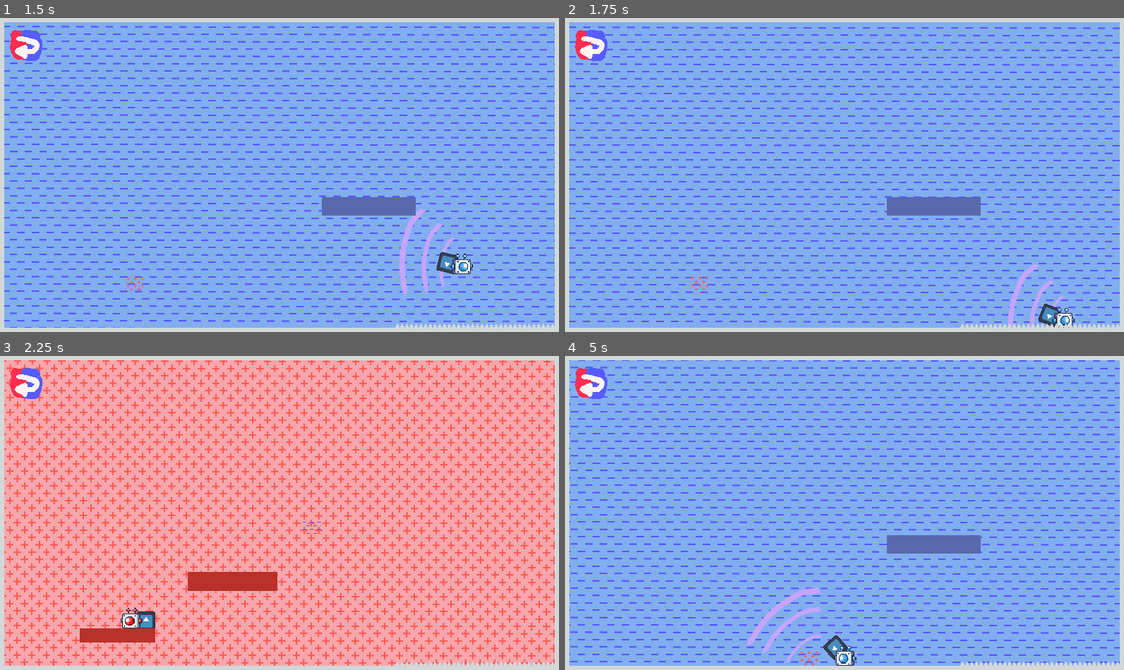
Above: before the commit, frames 1-4 (two rows, left to right).
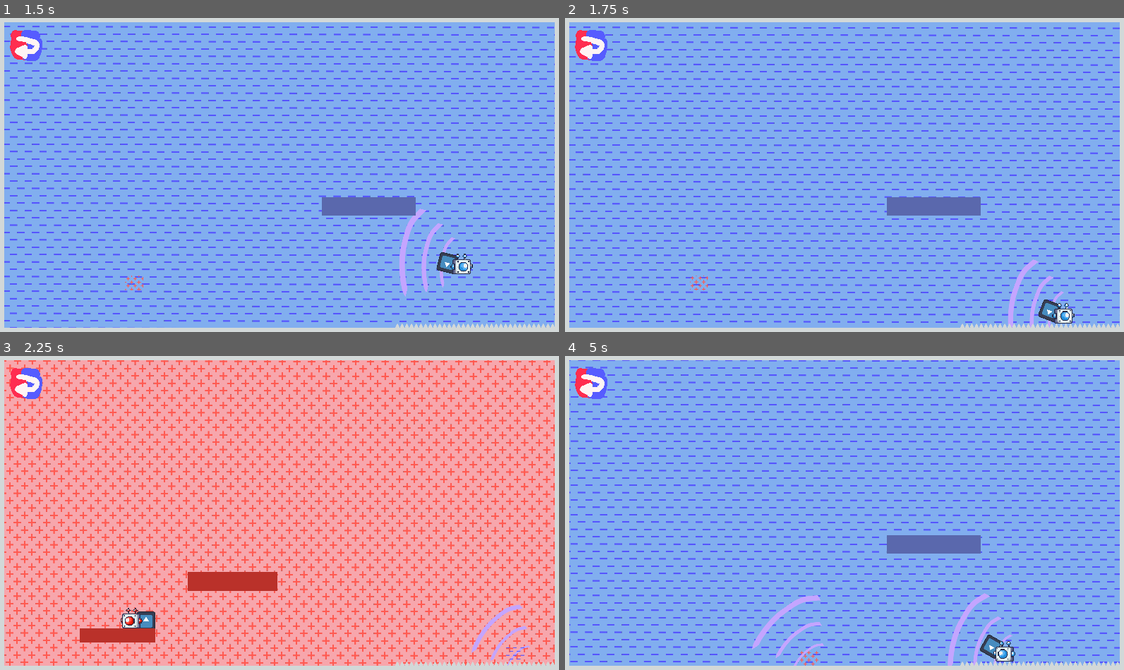
Above: after the commit, the same moments.

Repository: Jyeung05/Magnet-Dudes
Game: Godot game, scene res://scenes/test_level.tscn
The game is run twice, just before and just after one commit, with the same random seed, the same clock (stepped at 60 frames per second) and the same inputs. This scene is started directly instead of the project's main scene. The engine's default icon, where the game draws it, is replaced by a stand-in: a white triangle on a blue panel in a dark square.
Inputs (mouse positions are in pixels of both pictures, inside the frame that each line leads up to):
- Up to frame 1 (1.5 s): move the mouse to (402, 159) at 0.52 s; press the mouse at (402, 159) at 0.53 s; hold D (right) from 0.53 s (still down); tap W (up) at 0.77 s; move the mouse to (167, 190) at 1.27 s; release the mouse at (167, 190) at 1.28 s; right-click (167, 190) at 1.35 s
- Up to frame 2 (1.75 s): keep holding D (right); tap W (up) at 1.52 s
- Up to frame 3 (2.25 s): move the mouse to (335, 443) at 2.02 s; release D (right) at 2.03 s; hold A (left) from 2.03 s (still down); tap E (switch) at 2.1 s
- Up to frame 4 (5 s): move the mouse to (816, 575) at 2.77 s; release A (left) at 2.78 s; hold D (right) 2.78-4.28 s; click (816, 575) at 2.85 s; tap W (up) at 3.02, 3.77, 4.52 s; move the mouse to (1012, 560) at 3.52 s; hold Right mouse button (on_off) 3.53-4.28 s; move the mouse to (676, 465) at 4.27 s; hold A (left) from 4.28 s (still down); tap E (switch) at 4.35 s

Frame 1 is identical in both runs. In frame 2, 0.6% of the frame differs, in the area x 79-92%, y 76-99%; in frame 3, 0.3%; in frame 4, 2.1%, in the area x 32-81%, y 73-99%.

Commit message:
changes made to increase push force

Diff:
--- a/scenes/tile_map.tscn
+++ b/scenes/tile_map.tscn
@@ -12,8 +12,6 @@
 0:0/0/physics_layer_1/angular_velocity = 0.0
 0:0/0/physics_layer_2/linear_velocity = Vector2(0, 0)
 0:0/0/physics_layer_2/angular_velocity = 0.0
-0:0/0/physics_layer_3/linear_velocity = Vector2(0, 0)
-0:0/0/physics_layer_3/angular_velocity = 0.0
 1:0/0 = 0
 1:0/0/physics_layer_0/linear_velocity = Vector2(0, 0)
 1:0/0/physics_layer_0/angular_velocity = 0.0
@@ -22,8 +20,6 @@
 1:0/0/physics_layer_1/angular_velocity = 0.0
 1:0/0/physics_layer_2/linear_velocity = Vector2(0, 0)
 1:0/0/physics_layer_2/angular_velocity = 0.0
-1:0/0/physics_layer_3/linear_velocity = Vector2(0, 0)
-1:0/0/physics_layer_3/angular_velocity = 0.0
 3:0/0 = 0
 3:0/0/physics_layer_0/linear_velocity = Vector2(0, 0)
 3:0/0/physics_layer_0/angular_velocity = 0.0
@@ -32,8 +28,6 @@
 3:0/0/physics_layer_1/angular_velocity = 0.0
 3:0/0/physics_layer_2/linear_velocity = Vector2(0, 0)
 3:0/0/physics_layer_2/angular_velocity = 0.0
-3:0/0/physics_layer_3/linear_velocity = Vector2(0, 0)
-3:0/0/physics_layer_3/angular_velocity = 0.0
 0:1/0 = 0
 0:1/0/physics_layer_0/linear_velocity = Vector2(0, 0)
 0:1/0/physics_layer_0/angular_velocity = 0.0
@@ -42,8 +36,6 @@
 0:1/0/physics_layer_1/polygon_0/points = PackedVector2Array(-8, -8, 8, -8, 8, 8, -8, 8)
 0:1/0/physics_layer_2/linear_velocity = Vector2(0, 0)
 0:1/0/physics_layer_2/angular_velocity = 0.0
-0:1/0/physics_layer_3/linear_velocity = Vector2(0, 0)
-0:1/0/physics_layer_3/angular_velocity = 0.0
 1:1/0 = 0
 1:1/0/physics_layer_0/linear_velocity = Vector2(0, 0)
 1:1/0/physics_layer_0/angular_velocity = 0.0
@@ -52,8 +44,6 @@
 1:1/0/physics_layer_1/polygon_0/points = PackedVector2Array(8, -8, -8, -8, -8, -2, 0, -2, 0, -1, 8, -1)
 1:1/0/physics_layer_2/linear_velocity = Vector2(0, 0)
 1:1/0/physics_layer_2/angular_velocity = 0.0
-1:1/0/physics_layer_3/linear_velocity = Vector2(0, 0)
-1:1/0/physics_layer_3/angular_velocity = 0.0
 2:1/0 = 0
 2:1/0/physics_layer_0/linear_velocity = Vector2(0, 0)
 2:1/0/physics_layer_0/angular_velocity = 0.0
@@ -62,8 +52,6 @@
 2:1/0/physics_layer_1/polygon_0/points = PackedVector2Array(8, -8, -8, -8, -8, -1, 8, -1)
 2:1/0/physics_layer_2/linear_velocity = Vector2(0, 0)
 2:1/0/physics_layer_2/angular_velocity = 0.0
-2:1/0/physics_layer_3/linear_velocity = Vector2(0, 0)
-2:1/0/physics_layer_3/angular_velocity = 0.0
 3:1/0 = 0
 3:1/0/physics_layer_0/linear_velocity = Vector2(0, 0)
 3:1/0/physics_layer_0/angular_velocity = 0.0
@@ -72,8 +60,6 @@
 3:1/0/physics_layer_1/polygon_0/points = PackedVector2Array(-8, -8, 8, -8, 8, -2, 0, -2, 0, -1, -8, -1)
 3:1/0/physics_layer_2/linear_velocity = Vector2(0, 0)
 3:1/0/physics_layer_2/angular_velocity = 0.0
-3:1/0/physics_layer_3/linear_velocity = Vector2(0, 0)
-3:1/0/physics_layer_3/angular_velocity = 0.0
 0:2/0 = 0
 0:2/0/physics_layer_0/linear_velocity = Vector2(0, 0)
 0:2/0/physics_layer_0/angular_velocity = 0.0
@@ -82,8 +68,6 @@
 0:2/0/physics_layer_2/linear_velocity = Vector2(0, 0)
 0:2/0/physics_layer_2/angular_velocity = 0.0
 0:2/0/physics_layer_2/polygon_0/points = PackedVector2Array(-8, -8, 8, -8, 8, 8, -8, 8)
-0:2/0/physics_layer_3/linear_velocity = Vector2(0, 0)
-0:2/0/physics_layer_3/angular_velocity = 0.0
 1:2/0 = 0
 1:2/0/physics_layer_0/linear_velocity = Vector2(0, 0)
 1:2/0/physics_layer_0/angular_velocity = 0.0
@@ -91,9 +75,7 @@
 1:2/0/physics_layer_1/angular_velocity = 0.0
 1:2/0/physics_layer_2/linear_velocity = Vector2(0, 0)
 1:2/0/physics_layer_2/angular_velocity = 0.0
-1:2/0/physics_layer_3/linear_velocity = Vector2(0, 0)
-1:2/0/physics_layer_3/angular_velocity = 0.0
-1:2/0/physics_layer_3/polygon_0/points = PackedVector2Array(-0.25, -8, -8, 8, 8, 8)
+1:2/0/physics_layer_2/polygon_0/points = PackedVector2Array(-8, -8, 8, -8, 8, -1, 0, -1, 0, -2, -8, -2)
 2:2/0 = 0
 2:2/0/physics_layer_0/linear_velocity = Vector2(0, 0)
 2:2/0/physics_layer_0/angular_velocity = 0.0
@@ -102,8 +84,6 @@
 2:2/0/physics_layer_2/linear_velocity = Vector2(0, 0)
 2:2/0/physics_layer_2/angular_velocity = 0.0
 2:2/0/physics_layer_2/polygon_0/points = PackedVector2Array(-8, -8, 8, -8, 8, -1, -8, -1)
-2:2/0/physics_layer_3/linear_velocity = Vector2(0, 0)
-2:2/0/physics_layer_3/angular_velocity = 0.0
 3:2/0 = 0
 3:2/0/physics_layer_0/linear_velocity = Vector2(0, 0)
 3:2/0/physics_layer_0/angular_velocity = 0.0
@@ -112,8 +92,6 @@
 3:2/0/physics_layer_2/linear_velocity = Vector2(0, 0)
 3:2/0/physics_layer_2/angular_velocity = 0.0
 3:2/0/physics_layer_2/polygon_0/points = PackedVector2Array(8, -8, -8, -8, -8, -1, 0, -1, 0, -2, 8, -2)
-3:2/0/physics_layer_3/linear_velocity = Vector2(0, 0)
-3:2/0/physics_layer_3/angular_velocity = 0.0
 2:0/0 = 0
 2:0/0/physics_layer_0/linear_velocity = Vector2(0, 0)
 2:0/0/physics_layer_0/angular_velocity = 0.0
@@ -122,8 +100,6 @@
 2:0/0/physics_layer_1/angular_velocity = 0.0
 2:0/0/physics_layer_2/linear_velocity = Vector2(0, 0)
 2:0/0/physics_layer_2/angular_velocity = 0.0
-2:0/0/physics_layer_3/linear_velocity = Vector2(0, 0)
-2:0/0/physics_layer_3/angular_velocity = 0.0
 
 [sub_resource type="TileSet" id="TileSet_ba0ge"]
 physics_layer_0/collision_layer = 1
@@ -132,8 +108,6 @@
 physics_layer_1/collision_mask = 0
 physics_layer_2/collision_layer = 4
 physics_layer_2/collision_mask = 0
-physics_layer_3/collision_layer = 128
-physics_layer_3/collision_mask = 0
 sources/1 = SubResource("TileSetAtlasSource_ygoqf")
 
 [node name="TileMap" type="TileMap"]
Not shown: 1 places in scenes/test_level.tscn that only renumber resources
